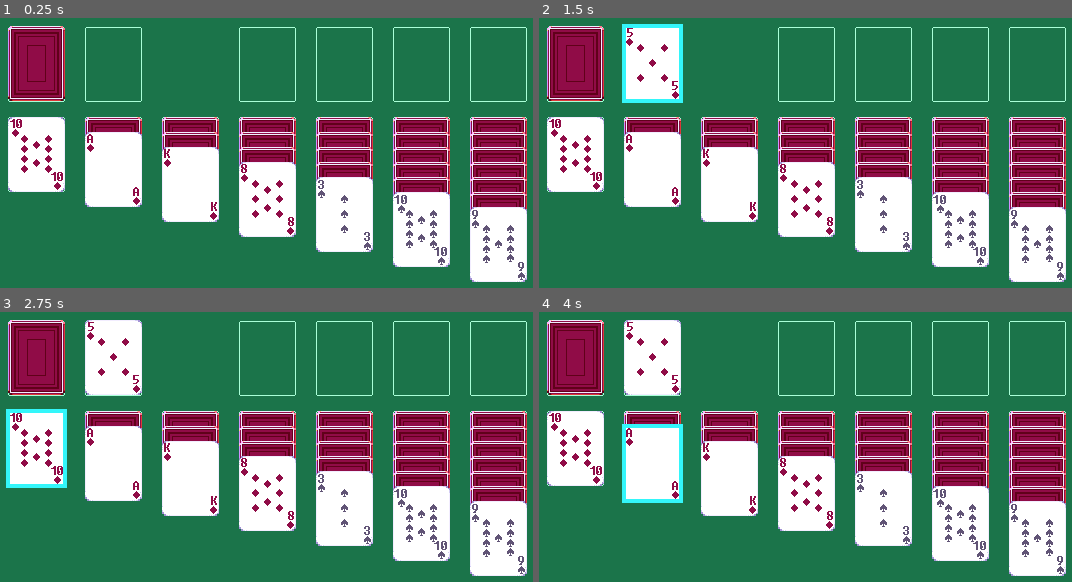
Above: before the commit, frames 1-4 (two rows, left to right).
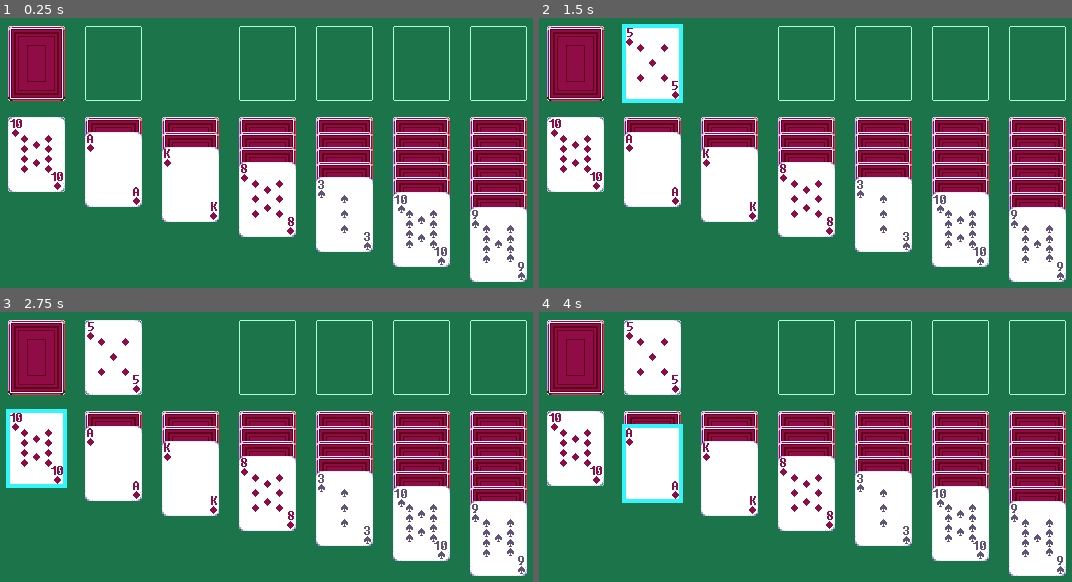
Above: after the commit, the same moments.

Repository: smolio/Basic-Solitaire
Game: Godot game, scene res://main_loop.tscn
Same seed, same stepped clock (60 frames per second), same inputs: the game is played once before the commit and once after it.
Inputs (mouse positions are in pixels of both pictures, inside the frame that each line leads up to):
- Up to frame 1 (0.25 s): no input
- Up to frame 2 (1.5 s): tap Enter at 0.5 s; drag from (576, 63) to (864, 155) at 0.52 s; tap Space at 1.25 s; drag from (650, 63) to (outside the picture) at 1.27 s
- Up to frame 3 (2.75 s): tap Enter at 2 s; move the mouse to (37, 449) at 2.02 s; click (37, 449) at 2.17 s
- Up to frame 4 (4 s): tap Space at 2.75 s; drag from (650, 449) to (640, 490) at 2.77 s; tap Enter at 3.5 s; drag from (650, 463) to (837, 581) at 3.52 s

The runs differ from the first frame. In frame 1, 0.8% of the frame differs, in the area x 1-99%, y 2-32%; in frame 2, 0.7%; in frame 3, 0.7%; in frame 4, 0.7%.

Commit message:
setup EmptyCellManager
Added TableauManager. Defined default margin values for table setup. Replaced board with blank one to generate cell placement through EmptyCellManager.

Margins can now be configured through the resource file

Diff:
--- a/Main.gd
+++ b/Main.gd
@@ -1,10 +1,11 @@
 extends Node
 
-signal initialized_collections
+#signal initialized_collections
 
 @export var margins: CardLayoutMargins
 @export var CM: Node
 @export var SM: Node
+@export var TM: Node
 
 var suits: Array = ["spade", "diamond", "club", "heart"]
 var values: Array = ["A","2","3","4","5","6","7","8","9","10","J","Q","K"]
@@ -18,8 +19,9 @@
 	initialize_deck()
 	initialize_caches()
 
-	#Add Cards to Scene - Call setup_table() for Tableau
-	$StacksManager/TableauStacks.call("setup_table")
+	#Add Tableau Cards to Scene
+	$TableauManager/TableauStacks.call("setup_table")
+
 
 func initialize_deck():
 	full_deck.clear()
@@ -36,10 +38,10 @@
 
 func initialize_caches():
 	CM.stockpile.deck = initialize_collection(StockDataStruct, 24)
-	SM.tableau.tabl = initialize_collection(TableauDataStruct, 28)
+	TM.tableau.tabl = initialize_collection(TableauDataStruct, 28)
 	SM.foundations.foundation = initialize_collection(FoundationDataStruct, 0)
 	CM.wastepile.pile = initialize_collection(WasteDataStruct, 0)
-	initialized_collections.emit()
+	#initialized_collections.emit()
 
 
 func initialize_collection(collection_type: Object, number: int):
@@ -52,3 +54,8 @@
 		return collection_type.new(cards)
 	else:
 		return collection_type.new()
+
+
+func reset_game():
+	#free children and re-initialize deck and caches
+	pass
--- a/Objects/Card.gd
+++ b/Objects/Card.gd
@@ -8,7 +8,7 @@
 enum {FACEDOWN, FACEUP}
 enum suit_color {RED, BLACK}
 
-#Properties
+#Attributes
 var suit: String
 var color: int
 var value: int
@@ -57,7 +57,6 @@
 
 func _ready():
 	#Initialize the images and set the initial face position
-	#$ImageFrames.sprite_frames.add_frame("default", load("res://Assets/Cards/facedown.png"))
 	$ImageFrames.sprite_frames.add_frame("default", load("res://Assets/Cards/%s/%s_%d.png" % [suit, suit, value]))
 	$ImageFrames.set_frame(face)
 
@@ -73,7 +72,7 @@
 			if (get_global_rect().has_point(event.global_position)):
 				self.grab_focus()
 		elif condition.flippable:
-			self.flip()
+			self.set_face(FACEUP)
 #		elif !(get_global_rect().has_point(event.global_position)):
 #			self.release_focus()
 		elif self.has_focus():
--- a/Objects/Resources/CardLayoutMargins.gd
+++ b/Objects/Resources/CardLayoutMargins.gd
@@ -9,9 +9,12 @@
 @export var card_width: int
 @export var card_length: int
 
-@export var card_stack_margin: int
-
 @export var play_area_left_margin: int
 @export var play_area_top_margin: int
 
+@export var row_distance: int
+@export var column_distance: int
+
+@export var card_stack_margin: int
+
 @export var tableau_top_margin: int
--- a/Objects/Resources/DefaultMargins.tres
+++ b/Objects/Resources/DefaultMargins.tres
@@ -6,7 +6,9 @@
 script = ExtResource("1_nffnm")
 card_width = 57
 card_length = 75
-card_stack_margin = 15
 play_area_left_margin = 20
 play_area_top_margin = 39
+row_distance = 16
+column_distance = 20
+card_stack_margin = 15
 tableau_top_margin = 130
--- /dev/null
+++ b/Objects/System Managers/EmptyCellManager.gd
@@ -0,0 +1,28 @@
+class_name CellManager
+extends Node
+
+@export var margins: CardLayoutMargins
+@export var cell: TextureRect
+
+func _ready():
+	setup_cells()
+
+func setup_cells():
+	var x = margins.play_area_left_margin
+	# Setup Columns
+	for column in range(7):
+		var y = margins.play_area_top_margin
+
+		#Setup Rows in Each Column
+		for row in range(2):
+			#Skip Cell (2,0)
+			if column == 2 and row == 0:
+				pass
+			else:
+				cell = TextureRect.new()
+				cell.mouse_filter = Control.MOUSE_FILTER_IGNORE
+				cell.texture = load("res://Assets/Cards/cell.png")
+				cell.set_position(Vector2(x, y))
+				add_child(cell)
+			y += margins.card_length + margins.row_distance
+		x += margins.card_width + margins.column_distance
--- /dev/null
+++ b/Objects/System Managers/TableauManager.gd
@@ -0,0 +1,5 @@
+class_name TableauManager
+extends Node
+
+@export var tableau: Node
+@export var waste: Node
--- a/Objects/TableauStacks.gd
+++ b/Objects/TableauStacks.gd
@@ -8,10 +8,10 @@
 	var x = margins.play_area_left_margin
 		# Setup tableau area
 	for stack in range(tabl.columns.size()):
-		var y = margins.tableau_top_margin
+		var y = margins.play_area_top_margin + margins.card_length + margins.row_distance
 		#For each card in a stack in Tableau
 		for card in tabl.columns[stack]:
 			card.set_position(Vector2(x, y))
 			add_child(card)
 			y += margins.card_stack_margin
-		x += 77
+		x += margins.card_width + margins.column_distance
--- a/Objects/WastePileDeck.gd
+++ b/Objects/WastePileDeck.gd
@@ -5,7 +5,7 @@
 @export var pile: WasteDataStruct
 
 func _ready():
-	set_position(Vector2(margins.play_area_left_margin, margins.play_area_top_margin) + Vector2(77, 0))
+	set_position(Vector2(margins.play_area_left_margin, margins.play_area_top_margin) + Vector2(margins.card_width + margins.column_distance, 0))
 
 
 func reveal_draw():
--- a/main_loop.tscn
+++ b/main_loop.tscn
@@ -1,22 +1,27 @@
-[gd_scene load_steps=10 format=3 uid="uid://dpcelkwav7dc"]
+[gd_scene load_steps=13 format=3 uid="uid://dpcelkwav7dc"]
 
 [ext_resource type="Script" path="res://Main.gd" id="1_h2u22"]
 [ext_resource type="Resource" uid="uid://qutdo4amnvqa" path="res://Objects/Resources/DefaultMargins.tres" id="2_csw5x"]
 [ext_resource type="Texture2D" uid="uid://bygru7ga2xyja" path="res://Assets/board_final_classicsolitaire.png" id="2_fbu2l"]
 [ext_resource type="PackedScene" uid="uid://drom4gytp3aq4" path="res://Objects/StockPileDeck.tscn" id="3_1w1nt"]
+[ext_resource type="Texture2D" uid="uid://b5cf3sxe1q5mn" path="res://Assets/blank-board-560-by-600.png" id="4_51bac"]
 [ext_resource type="Script" path="res://Objects/System Managers/CachesManager.gd" id="4_d1ice"]
 [ext_resource type="PackedScene" uid="uid://gal5u7pannpg" path="res://Objects/WastePileDeck.tscn" id="4_f4tui"]
+[ext_resource type="Script" path="res://Objects/System Managers/EmptyCellManager.gd" id="5_5t5j8"]
 [ext_resource type="Script" path="res://Objects/System Managers/StacksManager.gd" id="7_1upp5"]
+[ext_resource type="Script" path="res://Objects/System Managers/TableauManager.gd" id="7_espr2"]
 [ext_resource type="PackedScene" uid="uid://bo8fo8ayta2eg" path="res://Objects/TableauStacks.tscn" id="7_ex4ny"]
 [ext_resource type="PackedScene" uid="uid://bk8e2xf0bjsiu" path="res://Objects/FoundationStacks.tscn" id="9_uog6a"]
 
-[node name="Main" type="Node" node_paths=PackedStringArray("CM", "SM")]
+[node name="Main" type="Node" node_paths=PackedStringArray("CM", "SM", "TM")]
 script = ExtResource("1_h2u22")
 margins = ExtResource("2_csw5x")
 CM = NodePath("CachesManager")
 SM = NodePath("StacksManager")
+TM = NodePath("TableauManager")
 
 [node name="Board" type="TextureRect" parent="."]
+visible = false
 anchors_preset = 15
 anchor_right = 1.0
 anchor_bottom = 1.0
@@ -25,6 +30,20 @@
 mouse_filter = 2
 texture = ExtResource("2_fbu2l")
 stretch_mode = 2
+
+[node name="Board-Blank" type="TextureRect" parent="."]
+anchors_preset = 15
+anchor_right = 1.0
+anchor_bottom = 1.0
+grow_horizontal = 2
+grow_vertical = 2
+mouse_filter = 2
+texture = ExtResource("4_51bac")
+stretch_mode = 2
+
+[node name="EmptyCellManager" type="Node" parent="."]
+script = ExtResource("5_5t5j8")
+margins = ExtResource("2_csw5x")
 
 [node name="CachesManager" type="Node" parent="." node_paths=PackedStringArray("stockpile", "wastepile")]
 script = ExtResource("4_d1ice")
@@ -35,11 +54,22 @@
 
 [node name="WastePileDeck" parent="CachesManager" instance=ExtResource("4_f4tui")]
 
+[node name="TableauManager" type="Node" parent="." node_paths=PackedStringArray("tableau", "waste")]
+script = ExtResource("7_espr2")
+tableau = NodePath("TableauStacks")
+waste = NodePath("WastePileDeck")
+
+[node name="TableauStacks" parent="TableauManager" instance=ExtResource("7_ex4ny")]
+
+[node name="WastePileDeck" parent="TableauManager" instance=ExtResource("4_f4tui")]
+
 [node name="StacksManager" type="Node" parent="." node_paths=PackedStringArray("foundations", "tableau")]
 script = ExtResource("7_1upp5")
 foundations = NodePath("FoundationStacks")
 tableau = NodePath("TableauStacks")
 
+[node name="FoundationStacks" parent="StacksManager" instance=ExtResource("9_uog6a")]
+
 [node name="TableauStacks" parent="StacksManager" instance=ExtResource("7_ex4ny")]
 
-[node name="FoundationStacks" parent="StacksManager" instance=ExtResource("9_uog6a")]
+[node name="WastePileDeck" parent="StacksManager" instance=ExtResource("4_f4tui")]
Binary file added: Assets/Cards/cell.png
Not shown, added: Assets/Cards/cell.png.import
Binary file added: Assets/blank-board-560-by-600.png
Not shown, added: Assets/blank-board-560-by-600.png.import
